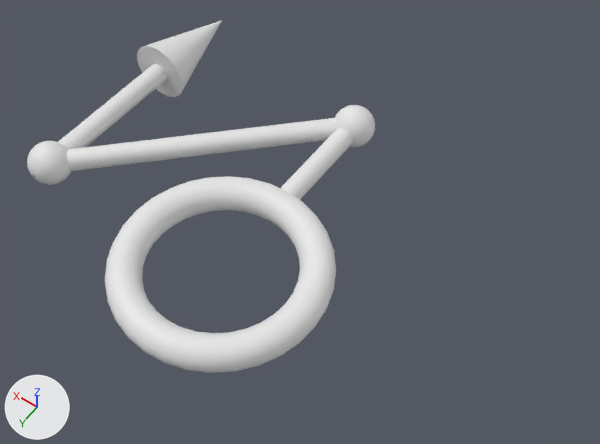
The OBJ model Assets/Modules/Azure/Assets/Arrows/Arrow-030.obj as it was, and as the next commit left it.
The view is the same before and after, from a camera (50 mm lens) standing at (-1.41, 1.42, 2.83) and looking at (-0.11, -0.41, -0.04). Every picture has the same lights, and +X, +Y and +Z are marked at lower left. Where no turn or scale is listed for an object, it has been applied to the vertices. Vertices at the same position are counted once.

Before the edit, the objects in view are built like this:
```python
me_arrow_030 = bpy.data.meshes.new('Arrow-030')
me_arrow_030.from_pydata(...)  # 3281 vertices, 3143 faces; spans x -0.47..1.15, y -1.25..0.47, z -0.15..0.15
ob_arrow_030 = bpy.data.objects.new('Arrow-030', me_arrow_030)
ob_arrow_030.location = (0.0, 0.0, 0.0)
```
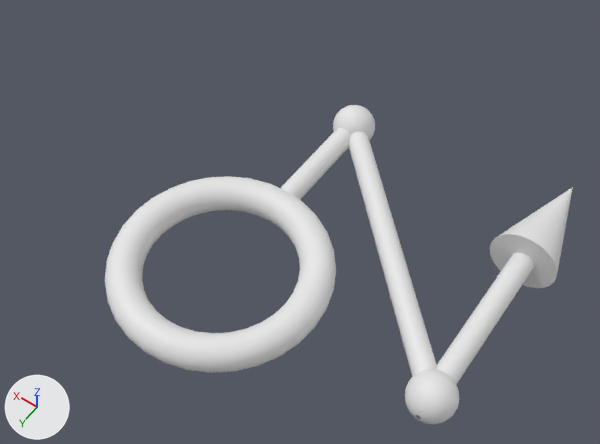
Changed parts and their boxes [x1, y1, x2, y2] in the pictures (600 x 444 px; the box of a moved part takes in the faces that stretch with it):
'Arrow-030', reshaped (34% wider, 10% shorter): before [27, 20, 375, 373]; after [105, 105, 573, 424]
part 1 of me_arrow_030, moved or reshaped: before [137, 20, 222, 97]; after [490, 187, 573, 288]
part 2 of me_arrow_030, added: after [405, 369, 459, 424]
part 3 of me_arrow_030, deleted: before [27, 141, 71, 185]
part 4 of me_arrow_030, moved or reshaped: before [58, 64, 338, 171]; after [349, 132, 534, 384]

The edits, one by one:
me_arrow_030 is used by ob_arrow_030; location (0.0, 0.0, 0.0).
me_arrow_030 had 3281 vertices, 3143 faces and spanned x -0.47..1.15, y -1.25..0.47, z -0.15..0.15.
me_arrow_030 now has 3280 vertices, 3143 faces and spans x -1.15..0.47, y -1.25..0.47, z -0.15..0.15.
me_arrow_030 part 1: the loose piece of 33 vertices spanning x 0.85..1.15, y -1.25..-0.75, z -0.15..0.15 is turned -180 degrees about the y axis through the mesh origin.
me_arrow_030 part 2: a new loose piece of 1009 vertices spanning x -1.1..-0.9, y -0.1..0.1, z -0.1..0.1.
me_arrow_030 part 3: the loose piece of 1010 vertices spanning x 0.9..1.1, y -0.1..0.1, z -0.1..0.1 is deleted.
Part 4, on me_arrow_030:
124 vertices are removed from x -0.04..1.05, y -1.04..0.04, z -0.05..0.05.
140 faces are deleted.
4 vertices move within x -0.02..0.02, y -1.1..-0.9, z 0.0.
74 vertices are added at x -1.05..0.03, y -1.02..0.04, z -0.05..0.05.
32 new vertices lie (0.0, 1.0, 0.0) away from vertices in x -1.05..-0.95, y -1.0, z -0.05..0.05.
18 new vertices lie (1.0, -1.0, 0.0) away from vertices in x -1.04..-0.96, y -0.04..0.04, z -0.04..0.04.
140 new faces join them.
